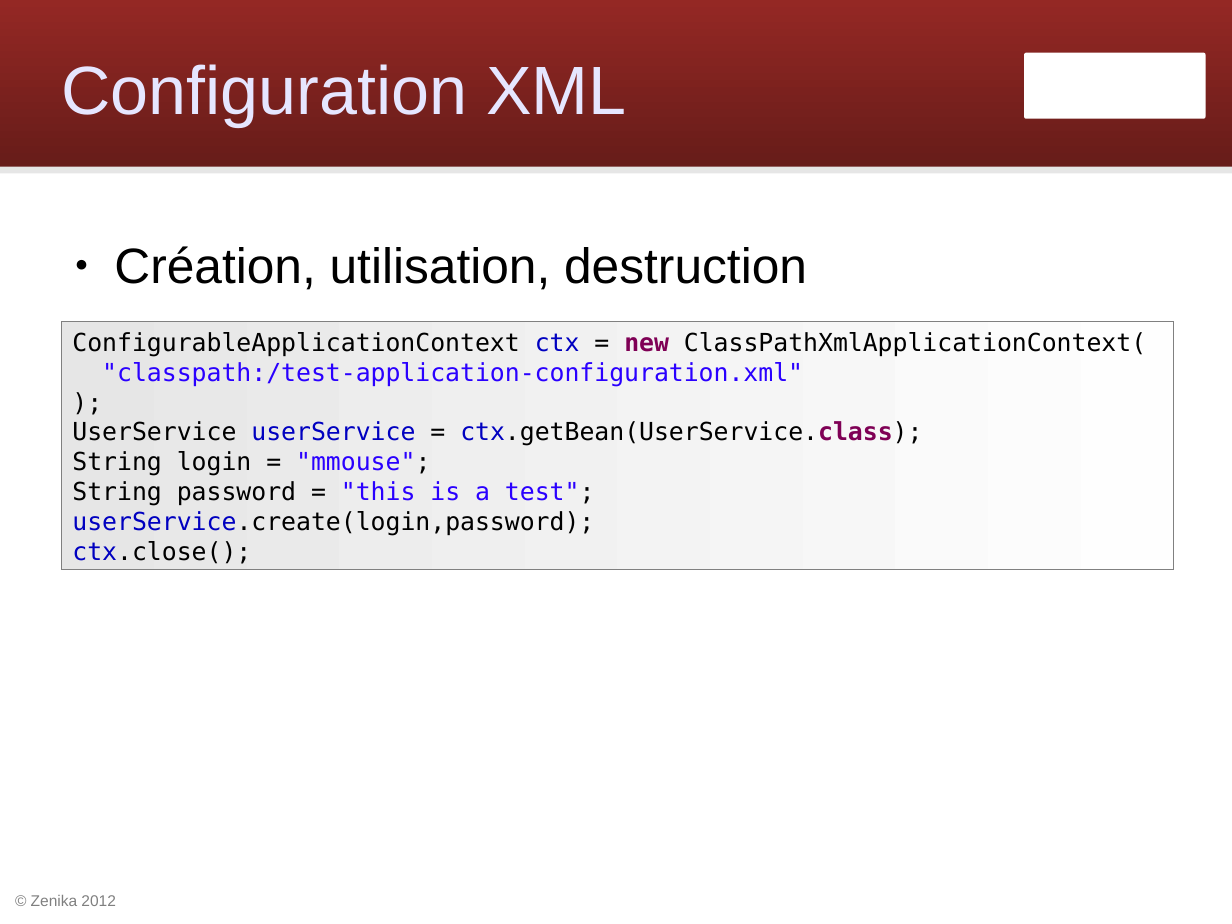
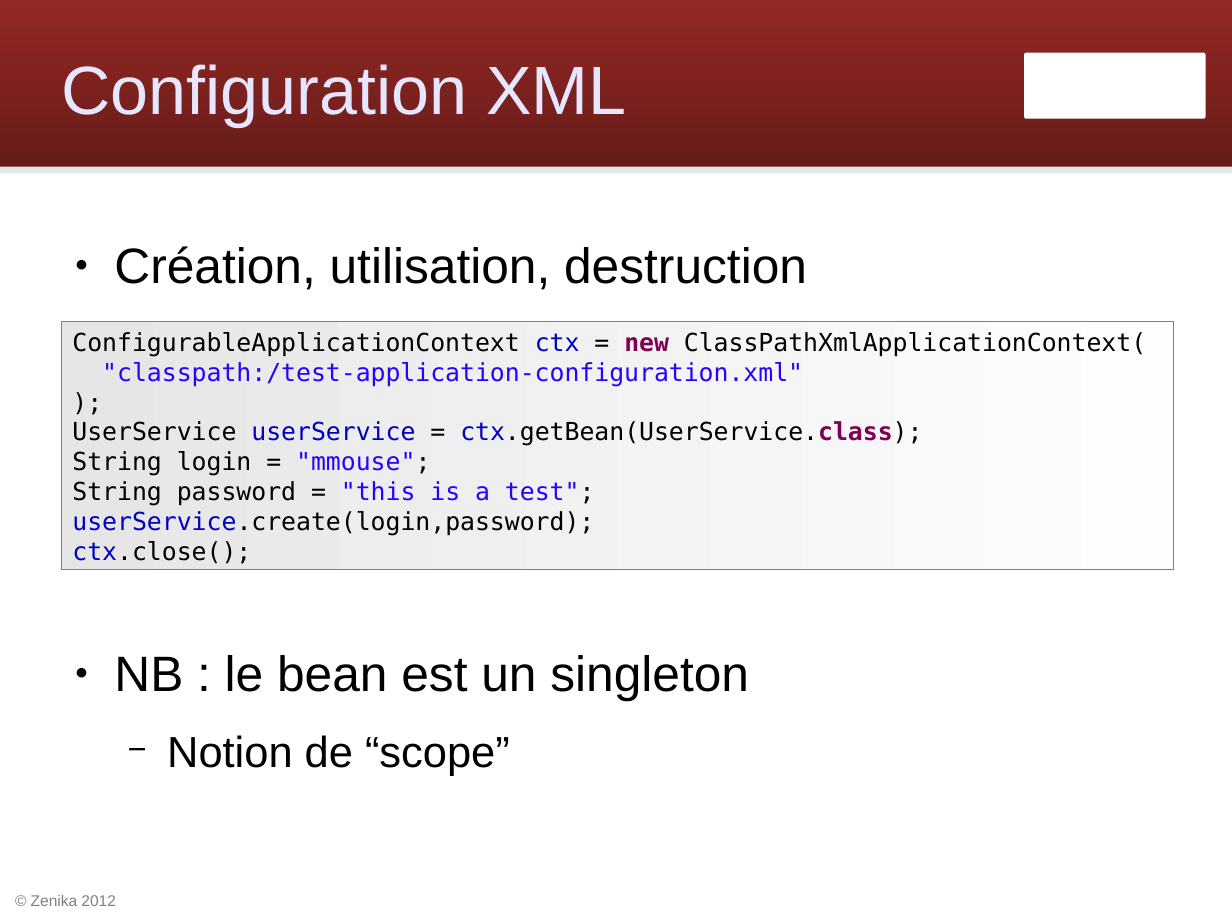
Before and after one commit to Zenika/workshop-spring-core, a slide deck: slide 22 of spring-workshop.odp. Drawn at 1232x924 pixels with LibreOffice and Linux fonts; fonts in the diff are those of the drawing; background and template pictures are left out. Boxes give left, top, right and bottom in pixels: in the first picture for what was removed or moved away, otherwise in the second. Text is boxed around its words. In the diff, an @@ line names an element or a change of style, - is before the commit and + after.

Commit message:
slides configuration annotations

```diff
--- a/spring-workshop.odp
+++ b/spring-workshop.odp
@@ text at <box>114,655,749,776</box>: paragraphs added @@
+● NB : le bean est un singleton
+  − Notion de “scope”
```
Also in this commit, not shown: 13 slides added.
